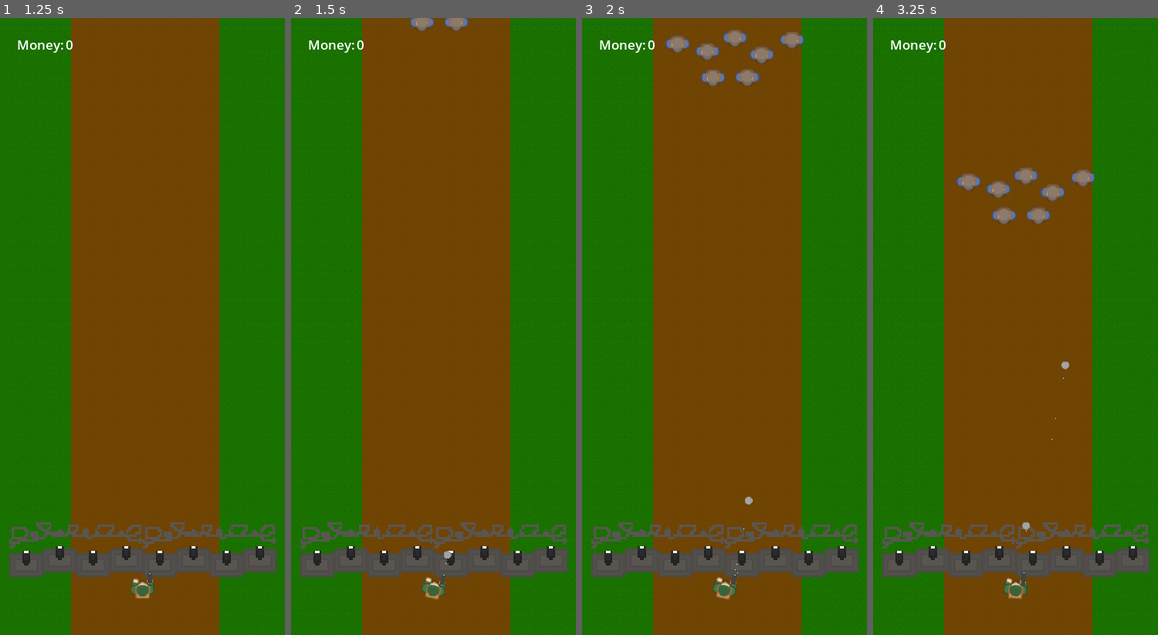
Above: before the commit, frames 1-4 (left to right).
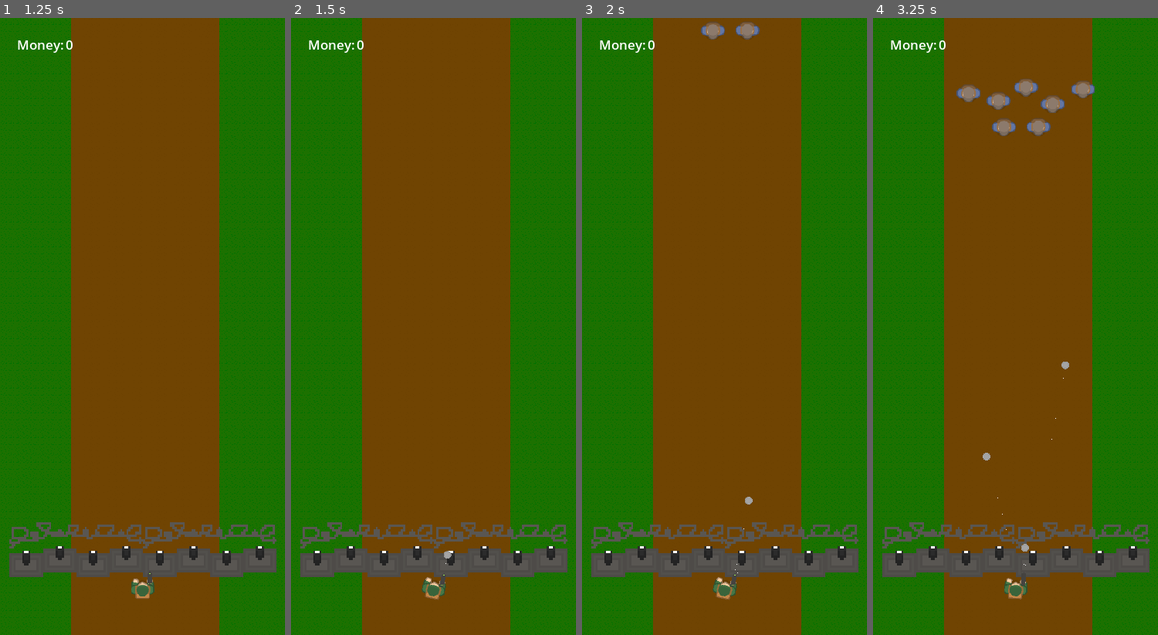
Above: after the commit, the same moments.

Repository: WindWiperStudios/Stationary-Shooter2
Game: Godot game, scene res://Nodes/Scenes/MainMenu.tscn
Two runs of this game, one before a commit and one after it. Both use one fixed random seed, a clock stepped at 60 frames per second and the inputs below.
Inputs (mouse positions are in pixels of both pictures, inside the frame that each line leads up to):
- Up to frame 1 (1.25 s): click "Play" at 0.5 s
- Up to frame 2 (1.5 s): tap Enter at 1.25 s; move the mouse to (496, 295) at 1.27 s; press the mouse at (496, 295) at 1.28 s
- Up to frame 3 (2 s): no input
- Up to frame 4 (3.25 s): move the mouse to (958, 357) at 2.02 s; release the mouse at (958, 357) at 2.03 s; click (958, 357) at 2.1 s; move the mouse to (1044, 190) at 2.77 s; press the mouse at (1044, 190) at 2.78 s

Frame 1 is identical in both runs. In frame 2, 0.3% of the frame differs, in the area x 41-63%, y 0-3%; in frame 3, 1.6%; in frame 4, 2.6%, in the area x 29-78%, y 9-90%.

Commit message:
Small Update
Added:
-Temp restart level
-Fixed Enemy hitbox from being tiny to more accurately sized
-Added Barbed Wire hitbox to wall (so you can get that set up for dmg)
-Modified player shoot speed to ".15" faster
-Enemy movement was reduced from 500 to 350

Diff:
--- a/Nodes/Entities/enemy.tscn
+++ b/Nodes/Entities/enemy.tscn
@@ -7,18 +7,14 @@
 [ext_resource type="PackedScene" uid="uid://dr67hblsvta7o" path="res://Nodes/Projectiles/enemy_attack.tscn" id="5_odcqs"]
 
 [sub_resource type="RectangleShape2D" id="RectangleShape2D_cs1ov"]
-size = Vector2(40, 31)
+size = Vector2(82, 35)
 
 [node name="Enemy" type="Area2D"]
 collision_layer = 4
 collision_mask = 3
 script = ExtResource("1_a450x")
-moveSpeed = 500.0
+moveSpeed = 350.0
 attackCD = 1.2
-
-[node name="CollisionShape2D" type="CollisionShape2D" parent="."]
-position = Vector2(0, -0.5)
-shape = SubResource("RectangleShape2D_cs1ov")
 
 [node name="Sprite2D" type="Sprite2D" parent="."]
 rotation = 1.5708
@@ -26,6 +22,10 @@
 texture = ExtResource("2_y64kp")
 region_enabled = true
 region_rect = Rect2(390, 176, 33, 43)
+
+[node name="CollisionShape2D" type="CollisionShape2D" parent="."]
+position = Vector2(0, -0.5)
+shape = SubResource("RectangleShape2D_cs1ov")
 
 [node name="HealthComponent" parent="." instance=ExtResource("1_ly3xg")]
 maxHealth = 50
--- a/Nodes/Entities/wall.tscn
+++ b/Nodes/Entities/wall.tscn
@@ -558,6 +558,9 @@
 tile_size = Vector2i(64, 64)
 sources/0 = SubResource("TileSetAtlasSource_pele2")
 
+[sub_resource type="RectangleShape2D" id="RectangleShape2D_d7xyy"]
+size = Vector2(1342, 130)
+
 [node name="Wall" type="Area2D"]
 collision_mask = 4
 script = ExtResource("1_lmpxd")
@@ -584,3 +587,10 @@
 [node name="newWallSprite2" type="Sprite2D" parent="newWallSprite"]
 position = Vector2(192, 0)
 texture = ExtResource("4_n7fsq")
+
+[node name="BarbedWire" type="Area2D" parent="."]
+
+[node name="barbedWireHitbox" type="CollisionShape2D" parent="BarbedWire"]
+position = Vector2(0, -71)
+shape = SubResource("RectangleShape2D_d7xyy")
+debug_color = Color(0.701961, 0.333333, 0.909804, 0.419608)
--- a/Nodes/Scenes/GameOver.gd
+++ b/Nodes/Scenes/GameOver.gd
@@ -3,10 +3,10 @@
 
 
 
-
 func _on_retry_button_pressed():
-	# Restarts level
-	pass
+	#will reload current level when properly set up, for now it just refreshes the whole playscreen scene
+	get_tree().reload_current_scene()
+	get_tree().paused = false
 
 func _on_main_menu_button_pressed()-> void:
 	# Returns User to Main Menu
--- a/Nodes/Scenes/playscreen.tscn
+++ b/Nodes/Scenes/playscreen.tscn
@@ -25,6 +25,7 @@
 
 [node name="Player" parent="." instance=ExtResource("2_ycadu")]
 position = Vector2(646, 2587)
+shootCD = 0.85
 
 [node name="ProjectileContainer" type="Node2D" parent="."]
 
Not shown: 1 places in Nodes/Entities/wall.tscn that only renumber resources
